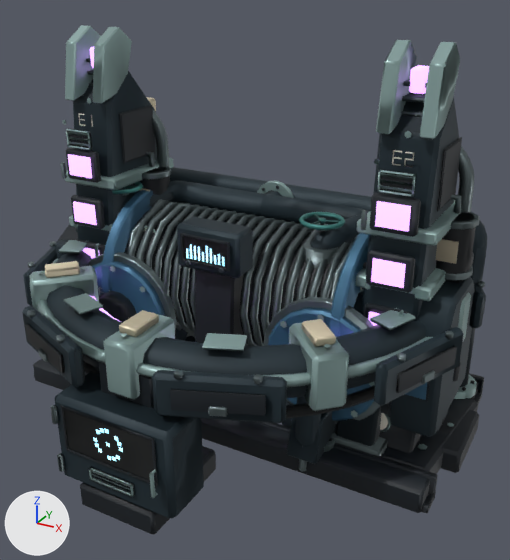
Before and after pictures for a commit that changed the glTF model public/assets/p11/maintenance-containment/maintenance-containment.glb.
Rendered twice from a 50 mm camera at (3.3, -5.95, 4.31) aimed at (0.14, -0.2, 1.43). The axes (+X, +Y, +Z) are drawn at lower left. The lights are the same throughout. The older version comes first. Where no turn or scale is listed for an object, it has been applied to the vertices. Vertices at exactly the same position are counted once.

The first picture shows 'containment-ring-cradle--e9-body', 'containment-ring-cradle--e9-dark', 'containment-ring-cradle--e9-trim', 'frost-manifold-turbines--e9-body', 'frost-manifold-turbines--e9-dark', 'frost-manifold-turbines--e9-trim', 'frost-manifold-turbines--p11-tint-metal', 'lift-winch-machinery--e9-body', 'lift-winch-machinery--e9-dark', 'lift-winch-machinery--p11-steel', 'shield-field-emitter--e9-body', 'shield-field-emitter--e9-dark', 'shield-field-emitter--e9-trim' and 14 more.
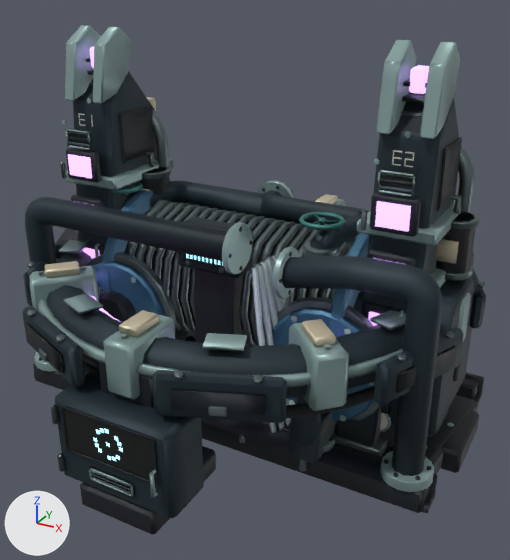
What differs and where, as boxes (x1, y1, x2, y2) in the pictures (510 x 560 px; the box of a moved part takes in the faces that stretch with it):
'frost-manifold-turbines--e9-body', reshaped
    before: (121, 167, 487, 447)
    after: (25, 181, 442, 476)
'frost-manifold-turbines--e9-trim', reshaped (mostly hidden)
    before: (110, 181, 477, 452)
    after: (34, 181, 434, 492)
'frost-manifold-turbines--p11-frost', reshaped (not visible before)
    after: (251, 255, 291, 433)
part 1 of me_handle_bar_004, surface changed
    before: (30, 240, 464, 498)
    after: (30, 199, 464, 498)
part 2 of me_common_cross_connector_001, added
    after: (282, 256, 442, 476)
part 3 of me_common_cross_connector_001, added
    after: (25, 197, 228, 264)
part 4 of me_common_cross_connector_001, deleted (mostly hidden)
    before: (170, 167, 487, 387)
part 5 of me_common_cross_connector_001, surface changed
    both: (121, 181, 369, 433)
part 6 of me_flange_001, moved or reshaped
    before: (140, 286, 145, 293)
    after: (131, 277, 136, 283)
part 7 of me_flange_001, moved or reshaped
    before: (280, 321, 287, 328)
    after: (291, 315, 298, 322)
part 8 of me_flange_001, moved or reshaped
    before: (351, 410, 358, 417)
    after: (339, 415, 346, 421)
part 9 of me_flange_001, moved or reshaped
    before: (454, 375, 477, 399)
    after: (222, 222, 253, 274)
part 10 of me_flange_001, moved or reshaped (not visible before)
    after: (272, 247, 300, 299)
part 11 of me_flange_001, added
    after: (34, 352, 57, 372)
part 12 of me_flange_001, added
    after: (380, 451, 434, 492)
part 13 of me_flange_001, surface changed
    before: (144, 181, 364, 452)
    after: (257, 181, 362, 452)
part 15 of me_crown_fork_001, surface changed
    both: (63, 25, 460, 449)
part 16 of me_crown_fork_001, recoloured
    before: (63, 98, 380, 290)
    after: (63, 98, 380, 165)

What changed in the scene script:
```text
Change me_handle_bar_004:
    where me_handle_bar_004.from_pydata(...)  # 964 vertices, 1688 faces; spans x -2.23..2.23, y -2.48..2.21, z 0.25..1.66
    me_handle_bar_004 part 1: texture (UV) coordinates of 1678 of 1688 faces, centred in x -2.23..2.23, y -2.47..2.21, z 0.25..1.66, changed; they spanned u 0.01..0.98, v 0.01..0.98 and now span u 0.01..0.97, v 0.01..0.99
Change me_common_cross_connector_001:
    remove me_common_cross_connector_001.from_pydata(...)  # 1412 vertices, 2672 faces; spans x -2.19..2.19, y -1.16..1.05, z 0.04..2.19
    add me_common_cross_connector_001.from_pydata(...)  # 1508 vertices, 2860 faces; spans x -2.19..2.19, y -1.16..1.05, z 0.04..2.19
    me_common_cross_connector_001 part 2: a new loose piece of 168 vertices spanning x 0.72..2.19, y -1.04..-0.62, z 0.25..2.19, in mat_e9_body
    me_common_cross_connector_001 part 3: a new loose piece of 96 vertices spanning x -2.19..0.35, y -1.04..-0.76, z 0.25..2.19, in mat_e9_body
    me_common_cross_connector_001 part 4: the loose piece of 168 vertices spanning x -2.19..2.19, y 0.56..0.84, z 0.25..2.19 is deleted
    me_common_cross_connector_001 part 5: 2314 kept faces spanning x -1.8..1.8, y -1.16..1.05, z 0.04..2.18 get new texture (UV) coordinates
Change me_flange_001:
    remove me_flange_001.from_pydata(...)  # 1060 vertices, 1924 faces; spans x -2.28..2.28, y -1.04..0.93, z 0.23..2.27
    add me_flange_001.from_pydata(...)  # 1140 vertices, 2092 faces; spans x -2.28..2.28, y -1.13..0.53, z 0.23..2.28
    me_flange_001 part 6: the loose piece of 12 vertices spanning x -0.82..-0.76, y -0.85..-0.84, z 1.35..1.42 is moved by (-0.11, 0.0, 0.08)
    me_flange_001 part 7: the loose piece of 12 vertices spanning x 0.76..0.82, y -0.85..-0.84, z 1.35..1.42 is moved by (0.11, 0.0, 0.08)
    me_flange_001 part 8: the loose piece of 12 vertices spanning x 1.48..1.54, y -0.85..-0.84, z 0.62..0.69 is moved by (-0.11, 0.0, -0.08)
    me_flange_001 part 9: the loose piece of 64 vertices spanning x 1.82..2.28, y 0.47..0.93, z 0.23..0.33 is multiplied about its middle by the matrix ((0.0, 0.0, 0.537), (0.0, 1.0, 0.0), (-1.0, 0.0, 0.0)), then moved by (-1.7, -1.6, 1.77)
    me_flange_001 part 10: the loose piece of 64 vertices spanning x -2.28..-1.82, y 0.47..0.93, z 0.23..0.33 is multiplied about its middle by the matrix ((0.0, 0.0, 0.537), (0.0, 1.0, 0.0), (-1.0, 0.0, 0.0)), then moved by (2.82, -1.46, 1.57)
    me_flange_001 part 11: the loose piece of 64 vertices spanning x -2.28..-1.82, y 0.47..0.93, z 0.23..0.33 is copied, and the copy is moved by (0.0, -1.6, 0.0); it spans x -2.28..-1.82, y -1.13..-0.67, z 0.23..0.33
    me_flange_001 part 12: the loose piece of 64 vertices spanning x 1.82..2.28, y 0.47..0.93, z 0.23..0.33 is copied, and the copy is moved by (0.0, -1.6, 0.0); it spans x 1.82..2.28, y -1.13..-0.67, z 0.23..0.33
    me_flange_001 part 13: 1428 kept faces spanning x -1.69..1.69, y -1.04..0.53, z 0.24..2.27 get new texture (UV) coordinates
    other edits to the shape of me_flange_001 do not show in these pictures
Change me_frost_seam_001:
    remove me_frost_seam_001.from_pydata(...)  # 192 vertices, 384 faces; spans x -1.65..1.09, y -0.5..0.02, z 1.68..1.7
    add me_frost_seam_001.from_pydata(...)  # 299 vertices, 562 faces; spans x -1.65..1.09, y -0.93..0.02, z 0.04..1.92
    me_frost_seam_001 part 14: 107 vertices added at x -0.4..1.0, y -0.93..-0.58, z 0.04..1.92
Change me_crown_fork_001:
    where me_crown_fork_001.from_pydata(...)  # 748 vertices, 1336 faces; spans x -2.11..2.11, y -0.69..0.52, z 0.27..3.79
    me_crown_fork_001 part 15: 1328 kept faces spanning x -2.11..2.11, y -0.69..0.52, z 0.27..3.79 get new texture (UV) coordinates
    me_crown_fork_001 part 16: 169 kept faces spanning x -2.11..1.68, y -0.6..-0.4, z 0.27..3.13 get new vertex colours
```
